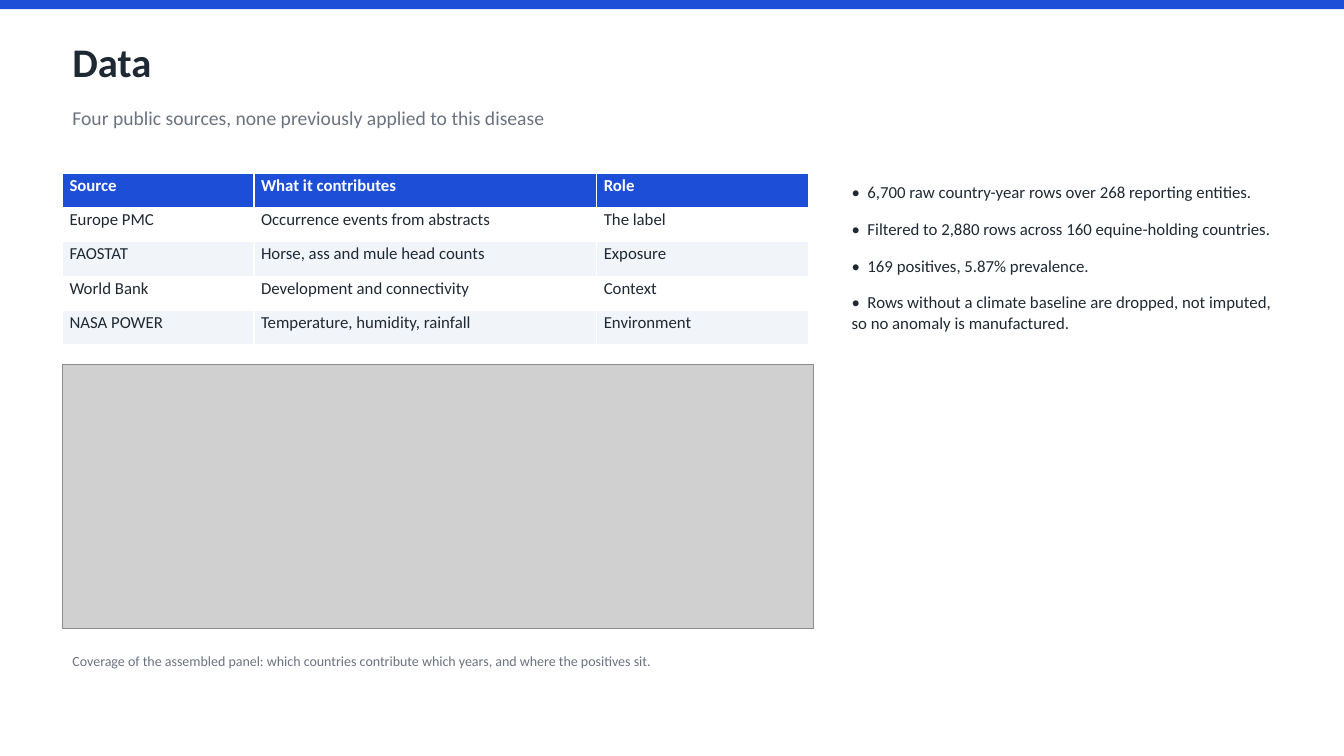
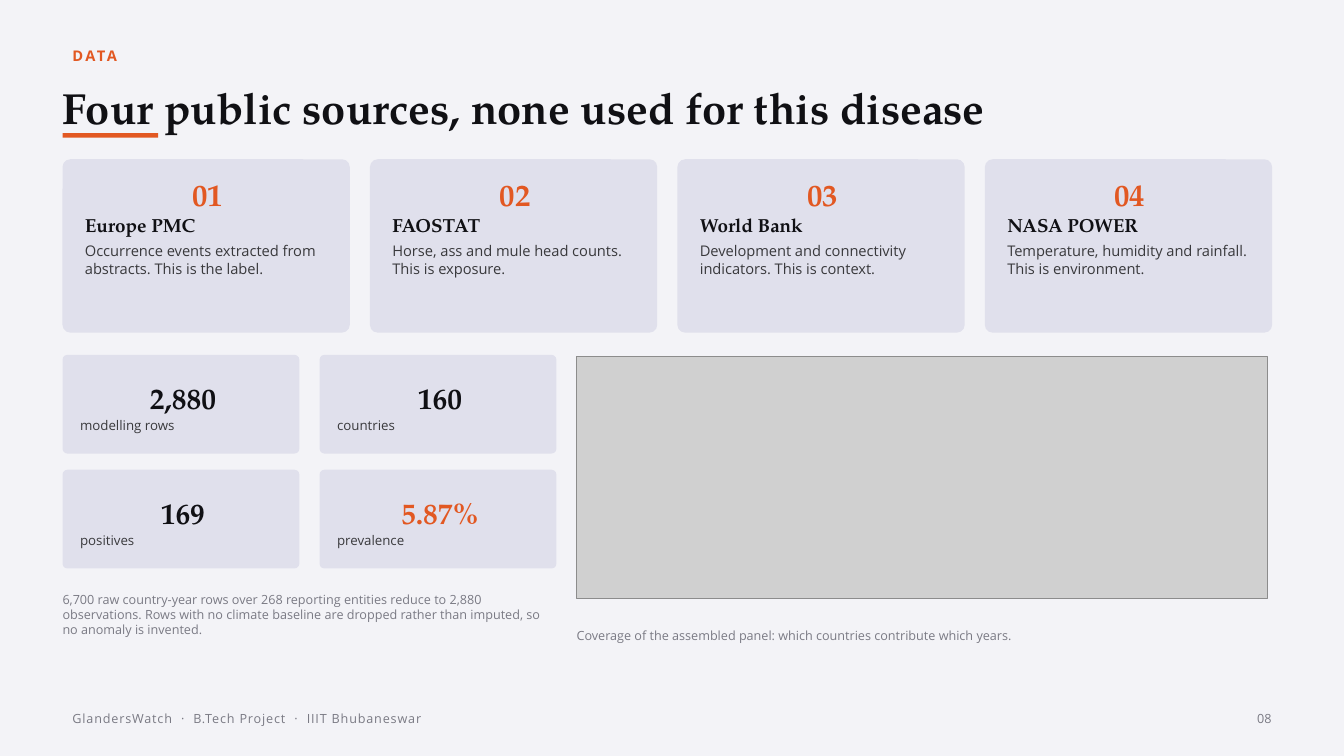
Before and after one commit to YuvrajSingh-mist/glandersWatch, a slide deck: slide 8 of GlandersWatch_Deck.pptx (slide 6 before the commit). Drawn at 1344x756 pixels with LibreOffice and Linux fonts; fonts in the diff are those of the drawing; grey boxes stand for pictures. Boxes give left, top, right and bottom in pixels: in the first picture for what was removed or moved away, otherwise in the second. Text is boxed around its words. In the diff, an @@ line names an element or a change of style, - is before the commit and + after.

Commit message:
Redesign deck on the department report template
Replace the ad-hoc styling with the template's visual system: navy cover
panel, light lavender ground, periwinkle numbered cards, a single orange
accent, Playfair Display headings and Open Sans text. Install both fonts
locally so the exported PDF embeds them.

Structure becomes three sections with dividers: the risk engine, the
explanation layer and the alert service. Adds a curves slide (ROC against
PR, plus the selection ablation) and a per-model slide carrying the
logistic, forest and boosting formulations. Every figure and number is
still read from reports/*.json.

```diff
--- a/GlandersWatch_Deck.pptx
+++ b/GlandersWatch_Deck.pptx
@@ rectangle removed at <box>0,0,1344,9</box> @@
@@ rectangle added at <box>0,0,1344,756</box>, fill #F3F3F7 @@
@@ text at <box>72,50,151,78</box>: text changed; size 29 to 10.5 pt; font Calibri to Open Sans; text colour #1F2933 to #E25822 @@
-Data
+DATA
@@ text at <box>62,92,984,138</box>: text changed; size 14 to 31 pt; font Calibri to TeX Gyre Pagella; text colour #6B7280 to #101014; bold on @@
-Four public sources, none previously applied to this disease
+Four public sources, none used for this disease
@@ rectangle added at <box>63,133,158,137</box>, fill #E25822 @@
@@ table removed at <box>63,173,809,345</box>, 5 rows, 3 columns @@
-Source | What it contributes | Role
-Europe PMC | Occurrence events from abstracts | The label
-FAOSTAT | Horse, ass and mule head counts | Exposure
-World Bank | Development and connectivity | Context
-NASA POWER | Temperature, humidity, rainfall | Environment
@@ rounded rectangle added at <box>63,159,350,333</box>, fill #E0E0EC, 10.5 pt, text #39393C @@
+01
+Europe PMC
+Occurrence events extracted from abstracts. This is the label.
@@ rounded rectangle added at <box>370,159,657,333</box>, fill #E0E0EC, 10.5 pt, text #39393C @@
+02
+FAOSTAT
+Horse, ass and mule head counts. This is exposure.
@@ rounded rectangle added at <box>678,159,965,333</box>, fill #E0E0EC, 10.5 pt, text #39393C @@
+03
+World Bank
+Development and connectivity indicators. This is context.
@@ rounded rectangle added at <box>985,159,1272,333</box>, fill #E0E0EC, 10.5 pt, text #39393C @@
+04
+NASA POWER
+Temperature, humidity and rainfall. This is environment.
@@ rounded rectangle added at <box>63,355,299,454</box>, fill #E0E0EC, 9.5 pt, text #39393C @@
+2,880
+modelling rows
@@ rounded rectangle added at <box>320,355,557,454</box>, fill #E0E0EC, 9.5 pt, text #39393C @@
+160
+countries
@@ picture: place and size @@
-picture at <box>63,365,814,628</box>
+picture at <box>577,357,1267,599</box>
@@ rounded rectangle added at <box>63,470,299,569</box>, fill #E0E0EC, 9.5 pt, text #39393C @@
+169
+positives
@@ rounded rectangle added at <box>320,470,557,569</box>, fill #E0E0EC, 9.5 pt, text #39393C @@
+5.87%
+prevalence
@@ text at <box>63,594,540,634</box>: text changed; size 12 to 9 pt; font Calibri to Open Sans; text colour #1F2933 to #7A7A84 @@
-• 6,700 raw country-year rows over 268 reporting entities.
-• Filtered to 2,880 rows across 160 equine-holding countries.
-• 169 positives, 5.87% prevalence.
-• Rows without a climate baseline are dropped, not imputed, so no anomaly is manufactured.
+6,700 raw country-year rows over 268 reporting entities reduce to 2,880 observations. Rows with no climate baseline are dropped rather than imputed, so no anomaly is invented.
@@ text at <box>577,630,1012,643</box>: text changed; size 10 to 9 pt; font Calibri to Open Sans; text colour #6B7280 to #7A7A84 @@
-Coverage of the assembled panel: which countries contribute which years, and where the positives sit.
+Coverage of the assembled panel: which countries contribute which years.
@@ text added at <box>72,713,421,726</box>, 9 pt, text #7A7A84 @@
+GlandersWatch · B.Tech Project · IIIT Bhubaneswar
@@ text added at <box>1257,714,1271,723</box>, 9 pt, text #7A7A84 @@
+08
```
Also in this commit, not shown: 9 other slides changed, 13 slides added, 7 slides removed, 2 other files.
